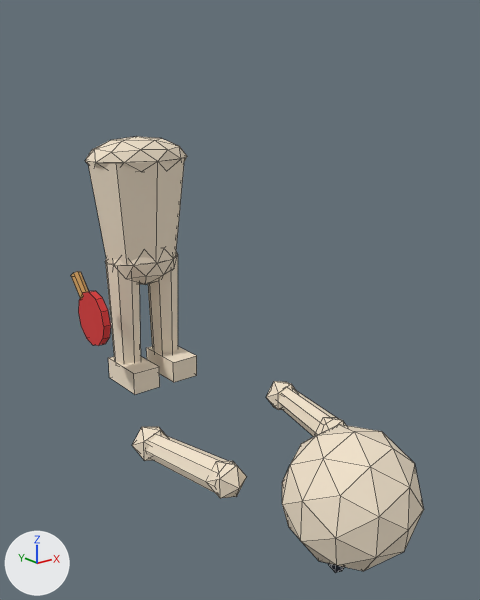
The FBX model Assets/Trickshot/Resources/Models/athlete_pingpong.fbx, before and after one commit.
Camera for both pictures: a 50 mm camera at (-1.95, -3.37, 1.68) aimed at (0.01, -0.92, 0.7). Lighting does not change. The marker at lower left points along +X, +Y and +Z. The first picture is the older version. Mesh edges are drawn as thin lines. Where no turn or scale is listed for an object, it has been applied to the vertices.

The first picture shows 'ArmL', 'ArmR', 'Head', 'Item', 'LegL', 'LegR', 'Torso'.
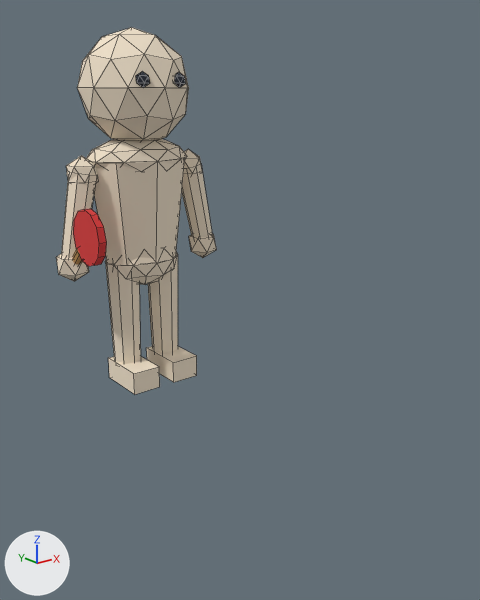
Changed parts and their boxes (x1, y1, x2, y2) in the pictures (480 x 600 px):
'Head', moved, turned
    before: (282, 424, 424, 573)
    after: (77, 28, 189, 142)
'ArmR', reshaped, moved, turned
    before: (132, 427, 247, 498)
    after: (56, 156, 107, 281)
'ArmL', moved, turned
    before: (266, 381, 346, 436)
    after: (182, 149, 217, 258)
'Item', deleted
    before: (71, 272, 111, 346)
    faces in mat_rubber (red #d93a3a): (78, 291, 111, 346)
    faces in mat_wood (orange #c99a5b): (71, 272, 89, 299)
part 1 of me_armr, added (red)
    after: (73, 209, 107, 266)
part 2 of me_armr, added
    after: (73, 248, 83, 265)

The change, as a list of edits to the scene's bpy script:
```text
Change me_armr:
    used by ob_armr; parent = ob_torso; location = (-0.345, -0.74, 1.26); rotation_euler = (1.571, 0.0, 0.0), in degrees (90, 0, 0)
    remove me_armr.from_pydata(...)  # 40 vertices, 50 faces; spans x -0.183..0.085, y -0.588..0.095, z -0.083..0.083
    add me_armr.from_pydata(...)  # 80 vertices, 74 faces; spans x -0.183..0.085, y -0.588..0.095, z -0.083..0.376
    me_armr part 1: a new loose piece, a 12-sided cylinder along x spanning x -0.115..-0.075, y -0.453..-0.153, z 0.076..0.376, in mat_rubber (red #d93a3a)
    me_armr part 2: a new loose piece of 16 vertices spanning x -0.125..-0.065, y -0.512..-0.368, z 0.0..0.15, in mat_wood (orange #c99a5b)
    add me_armr.materials.append(mat_wood)  # orange #c99a5b
    add me_armr.materials.append(mat_rubber)  # red #d93a3a
Change ob_armr:
    ob_armr.rotation_euler: (1.571, 0.0, 0.0) -> (0.0, 0.0, 0.0)  # degrees (90, 0, 0) -> degrees (0, 0, 0)
    ob_armr.parent: ob_torso -> ob_athlete
    ob_armr.location: (-0.345, -0.74, 1.26) -> (-0.345, 1.26, 0.0)
Change ob_head:
    ob_head.rotation_euler: (1.571, 0.0, 0.0) -> (0.0, 0.0, 0.0)  # degrees (90, 0, 0) -> degrees (0, 0, 0)
    ob_head.parent: ob_torso -> ob_athlete
    ob_head.location: (0.0, -0.74, 1.4) -> (0.0, 1.4, 0.0)
Change ob_arml:
    ob_arml.rotation_euler: (1.571, 0.0, 0.0) -> (0.0, 0.0, 0.0)  # degrees (90, 0, 0) -> degrees (0, 0, 0)
    ob_arml.parent: ob_torso -> ob_athlete
    ob_arml.location: (0.345, -0.74, 1.26) -> (0.345, 1.26, 0.0)
Remove ob_item:
    ob_item = bpy.data.objects.new('Item', me_item)
    ob_item.location = (-0.44, -0.03, 0.74)
```
